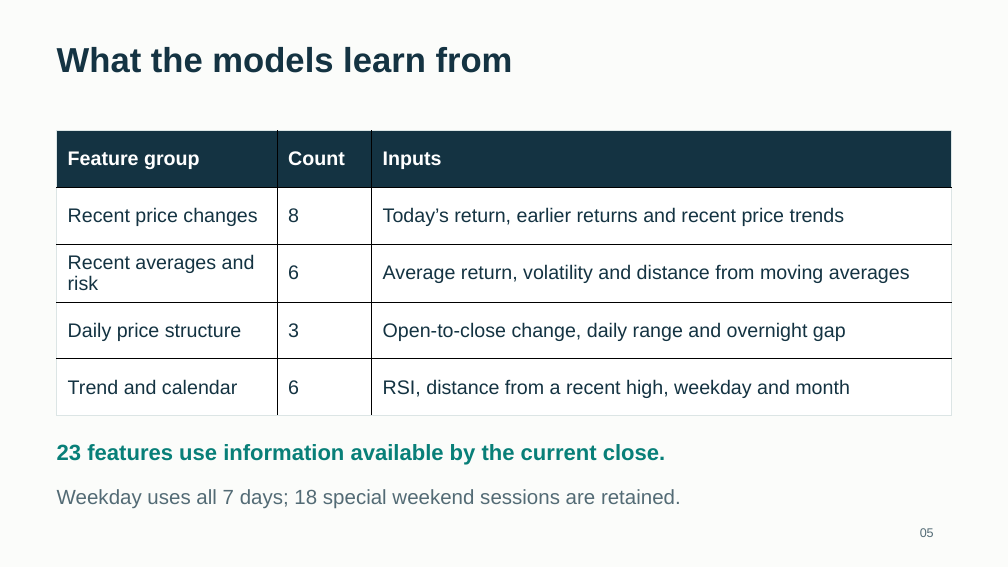
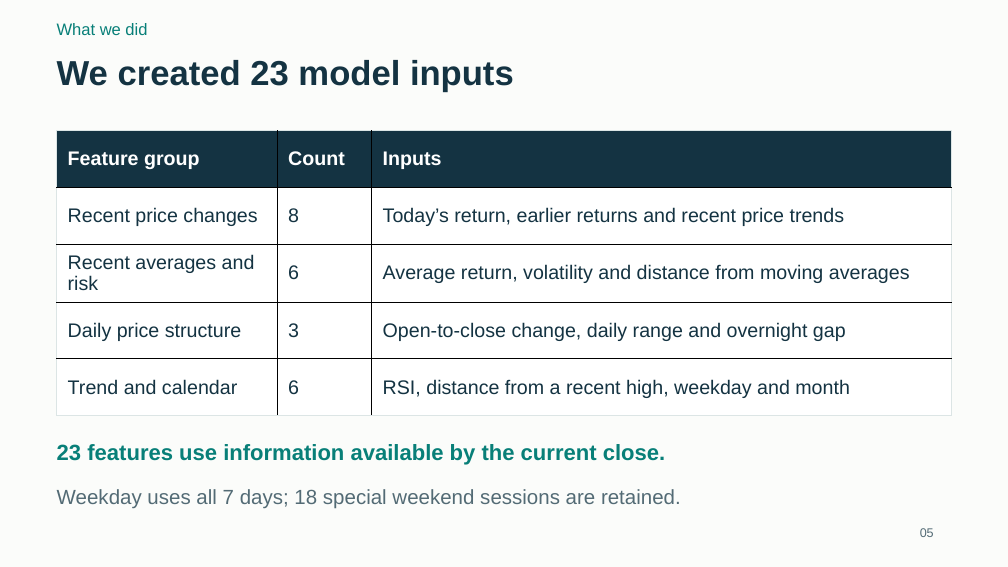
Before and after one commit to Darshansg76/Team12-Nifty-Commodities-Return-Prediction, a slide deck: slide 5 of deliverables/Team_12_Presentation.pptx. Drawn at 1008x567 pixels with LibreOffice and Linux fonts; fonts in the diff are those of the drawing. Boxes give left, top, right and bottom in pixels: in the first picture for what was removed or moved away, otherwise in the second. Text is boxed around its words. In the diff, an @@ line names an element or a change of style, - is before the commit and + after.

```diff
--- a/deliverables/Team_12_Presentation.pptx
+++ b/deliverables/Team_12_Presentation.pptx
@@ text added at <box>57,23,147,35</box>, 15.8 pt, text #087F78 @@
+What we did
@@ text removed at <box>57,47,513,73</box> @@
-What the models learn from
@@ text added at <box>57,60,514,92</box>, 33 pt, text #143342, bold @@
+We created 23 model inputs
```
Also in this commit, not shown: 12 other slides changed, 3 slides added, 3 slides removed, 5 other files.
